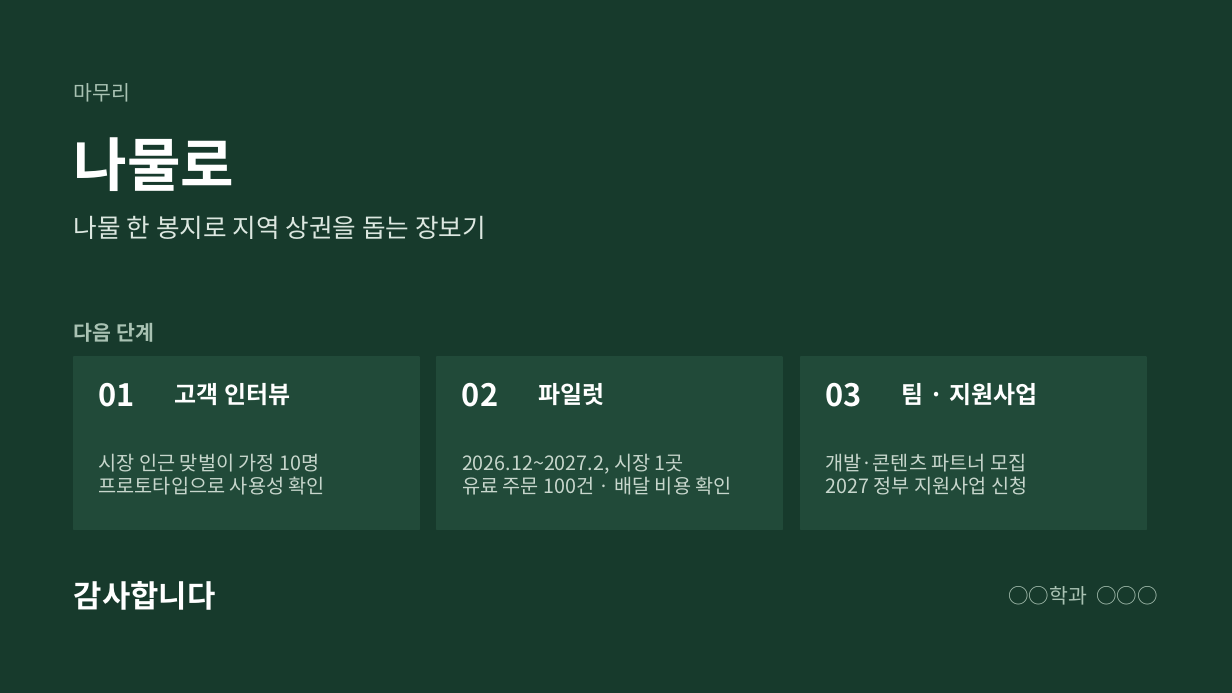
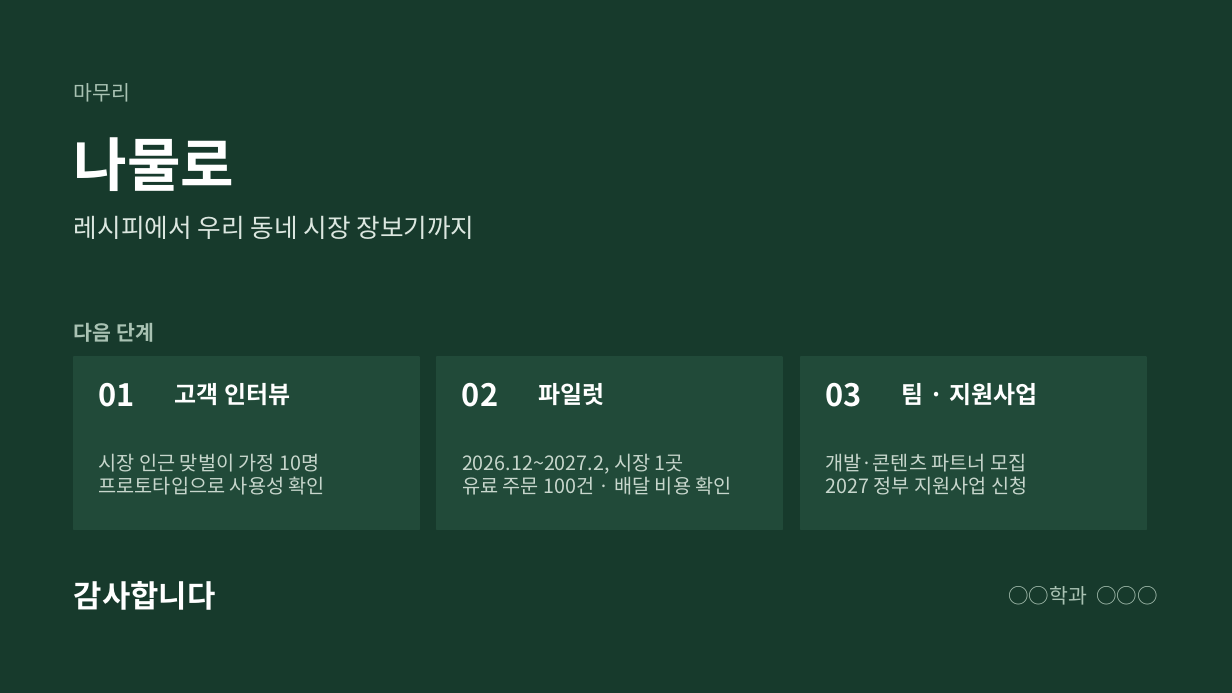
Before and after one commit to yonghoon7153-source/Yonghoon-DEM-DFT, a slide deck: slide 12 of namul-platform/02_발표자료_나물로.pptx. Drawn at 1232x693 pixels with LibreOffice and Linux fonts; fonts in the diff are those of the drawing. Boxes give left, top, right and bottom in pixels: in the first picture for what was removed or moved away, otherwise in the second. Text is boxed around its words. In the diff, an @@ line names an element or a change of style, - is before the commit and + after.

```diff
--- a/namul-platform/02_발표자료_나물로.pptx
+++ b/namul-platform/02_발표자료_나물로.pptx
@@ text at bbox=[74, 215, 475, 239]: text changed @@
-나물 한 봉지로 지역 상권을 돕는 장보기
+레시피에서 우리 동네 시장 장보기까지
```
Also in this commit, not shown: 4 other slides changed, 18 other files.
